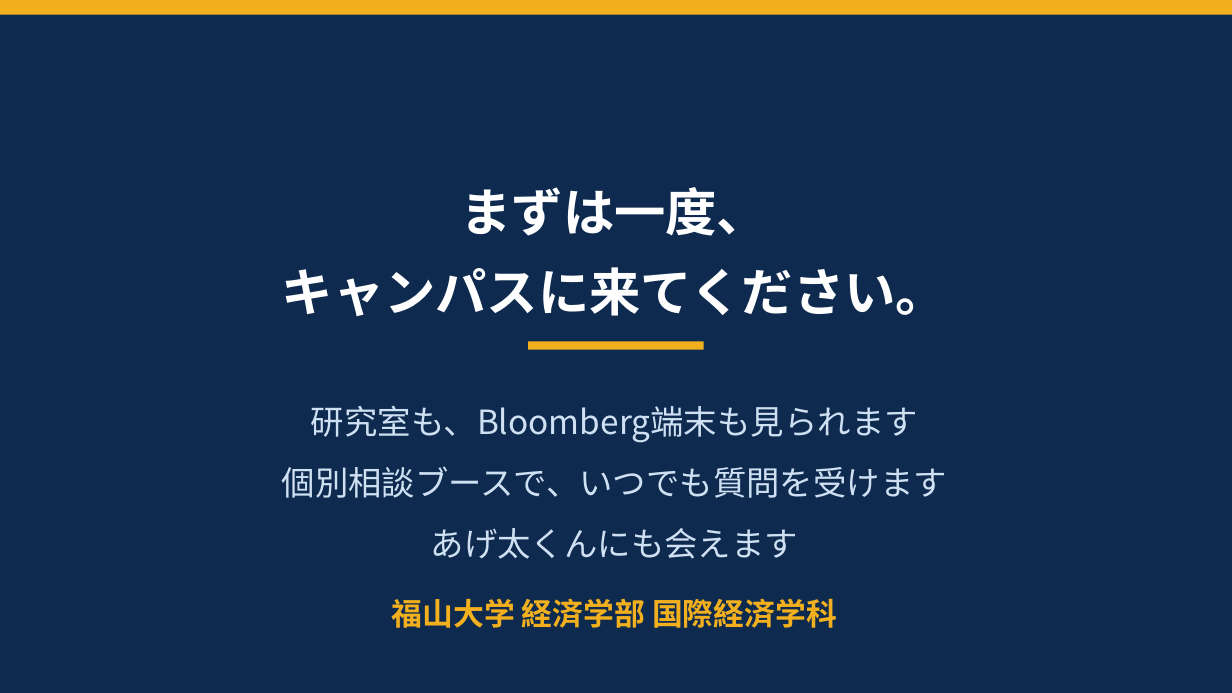
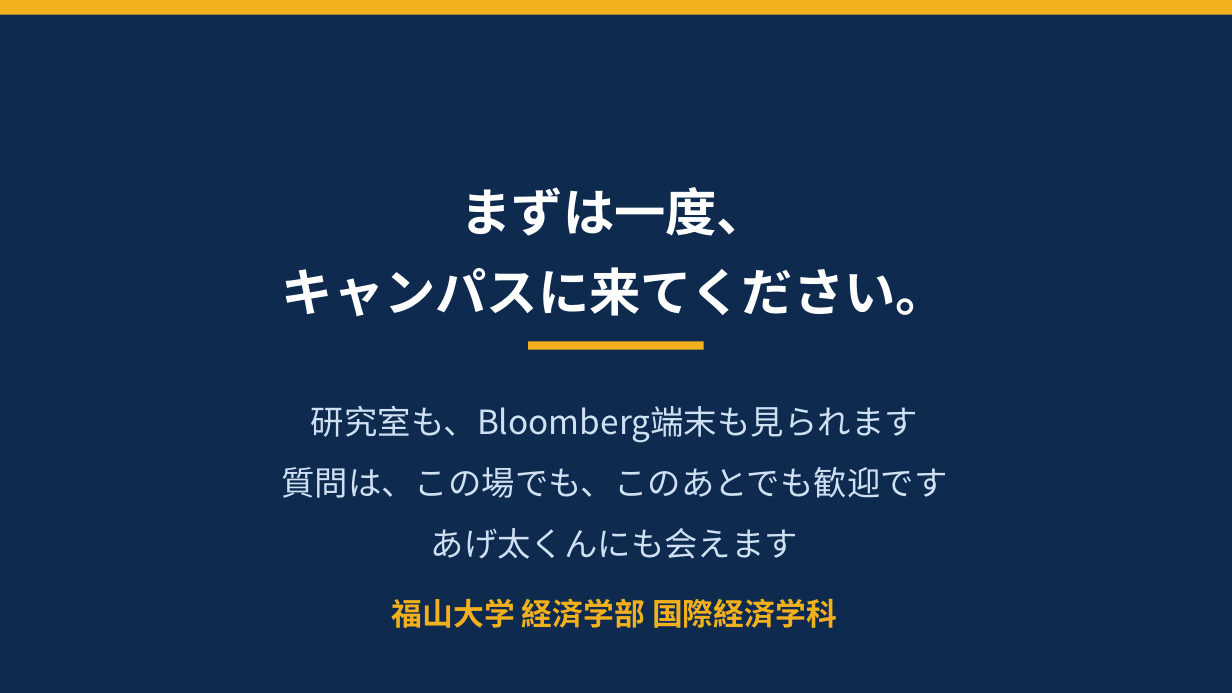
Before and after one commit to myojo1gou/glowing-parakeet, a slide deck: slide 26 of oc2026_slides/01_学科紹介_8月23日OC_鈴木版_改.pptx. Drawn at 1232x693 pixels with LibreOffice and Linux fonts; fonts in the diff are those of the drawing. Boxes give left, top, right and bottom in pixels: in the first picture for what was removed or moved away, otherwise in the second. Text is boxed around its words. In the diff, an @@ line names an element or a change of style, - is before the commit and + after.

```diff
--- a/oc2026_slides/01_学科紹介_8月23日OC_鈴木版_改.pptx
+++ b/oc2026_slides/01_学科紹介_8月23日OC_鈴木版_改.pptx
@@ text at (281, 467, 947, 498): text changed @@
-個別相談ブースで、いつでも質問を受けます
+質問は、この場でも、このあとでも歓迎です
```
Also in this commit, not shown: 17 other slides changed, 8 other files.
